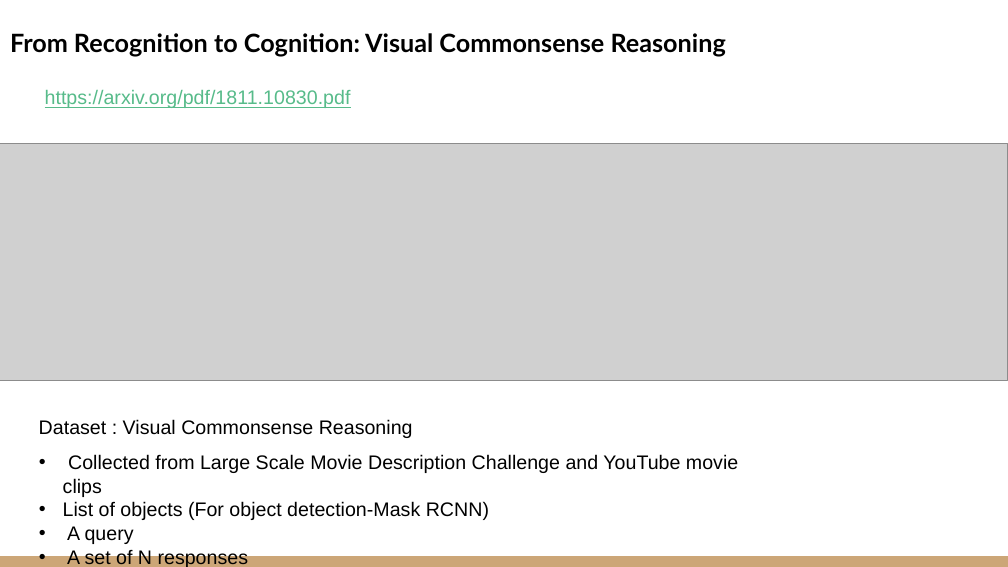
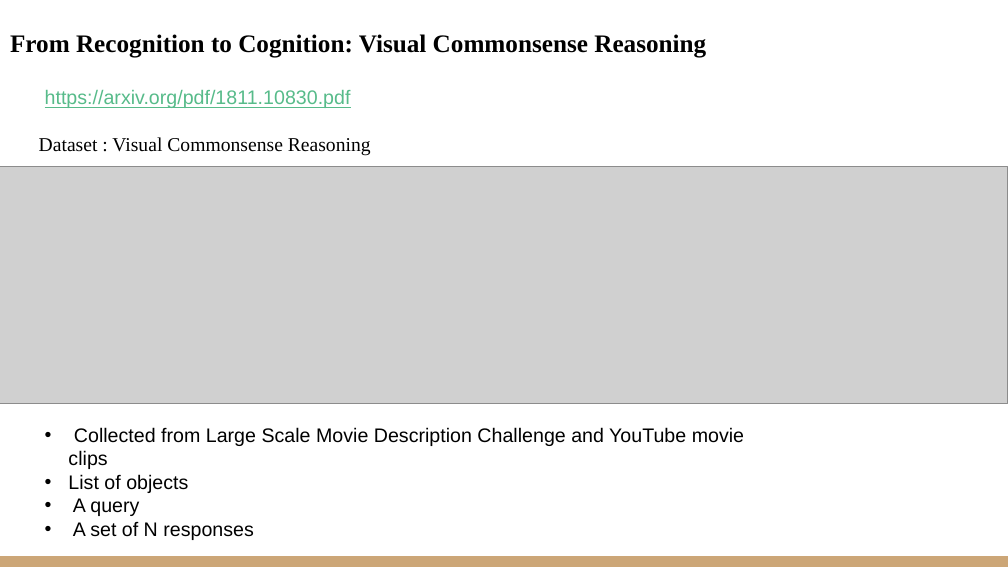
Before and after one commit to VarunBohara/Mini-Project-Documents, a slide deck: slide 2 of Literature Survey 2.pptx (slide 4 before the commit). Drawn at 1008x567 pixels with LibreOffice and Linux fonts; fonts in the diff are those of the drawing; grey boxes stand for pictures. Boxes give left, top, right and bottom in pixels: in the first picture for what was removed or moved away, otherwise in the second. Text is boxed around its words. In the diff, an @@ line names an element or a change of style, - is before the commit and + after.

```diff
--- a/Literature Survey 2.pptx
+++ b/Literature Survey 2.pptx
@@ title "From Recognition to Cognition: Visual ..." at (10, 34, 706, 58): font Lato to Times New Roman @@
@@ text "Dataset : Visual Commonsense Reasoning": place and size @@
-text "Dataset : Visual Commonsense Reasoning" at (39, 419, 413, 438)
+text "Dataset : Visual Commonsense Reasoning" at (39, 137, 371, 156)
@@ text "Dataset : Visual Commonsense Reasoning" at (39, 137, 371, 156): font Arial to Times New Roman @@
@@ picture: place and size @@
-picture at (0, 143, 1008, 381)
+picture at (0, 166, 1008, 404)
@@ text "Collected from Large Scale Movie ...": place and size @@
-text "Collected from Large Scale Movie ..." at (63, 454, 738, 564)
+text "Collected from Large Scale Movie ..." at (68, 427, 744, 540)
@@ text at (68, 474, 188, 493): text changed @@
-• List of objects (For object detection-Mask RCNN)
+• List of objects
```
Also in this commit, not shown: 1 other slide changed, 14 slides added, 9 slides removed.
